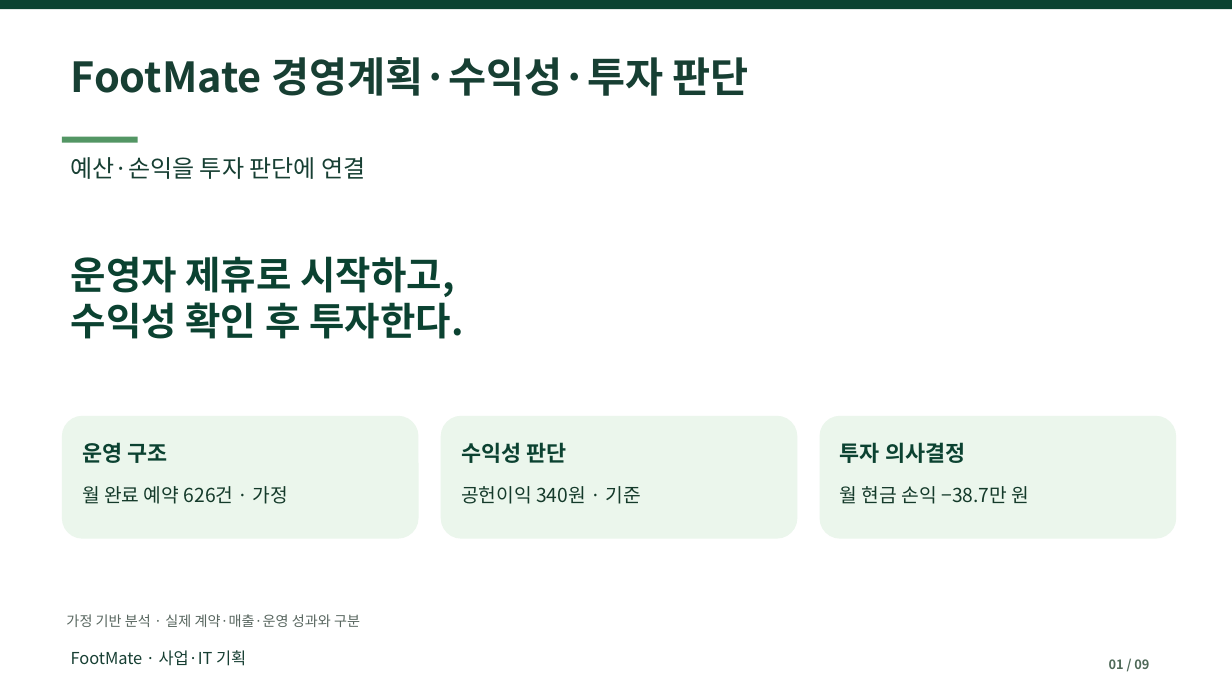
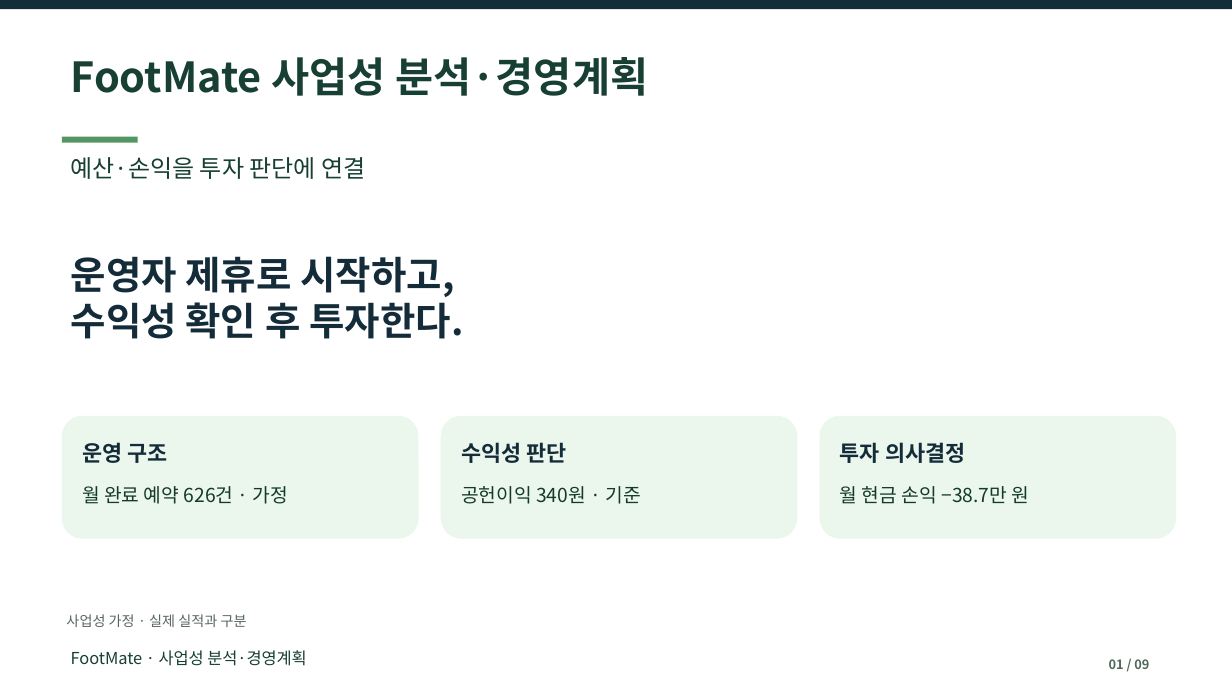
Before and after one commit to dohyunkimmm/footmate, a slide deck: slide 1 of src/case-study/downloads/footmate_report.pptx. Drawn at 1232x693 pixels with LibreOffice and Linux fonts; fonts in the diff are those of the drawing. Boxes give left, top, right and bottom in pixels: in the first picture for what was removed or moved away, otherwise in the second. Text is boxed around its words. In the diff, an @@ line names an element or a change of style, - is before the commit and + after.

```diff
--- a/src/case-study/downloads/footmate_report.pptx
+++ b/src/case-study/downloads/footmate_report.pptx
@@ rectangle at [0, 0, 1232, 9]: fill #0B4231 to #142C39 @@
@@ text at [71, 57, 648, 96]: text changed @@
-FootMate 경영계획·수익성·투자 판단
+FootMate 사업성 분석·경영계획
@@ text colour #0B4231 to #142C39 in 4 elements at [71, 256, 463, 339], [82, 442, 167, 463], [461, 442, 566, 463], [840, 442, 965, 463] @@
@@ text at [66, 614, 247, 627]: text changed @@
-가정 기반 분석 · 실제 계약·매출·운영 성과와 구분
+사업성 가정 · 실제 실적과 구분
@@ text at [71, 650, 306, 666]: text changed @@
-FootMate · 사업·IT 기획
+FootMate · 사업성 분석·경영계획
```
Also in this commit, not shown: 8 other slides changed, 16 other files.
